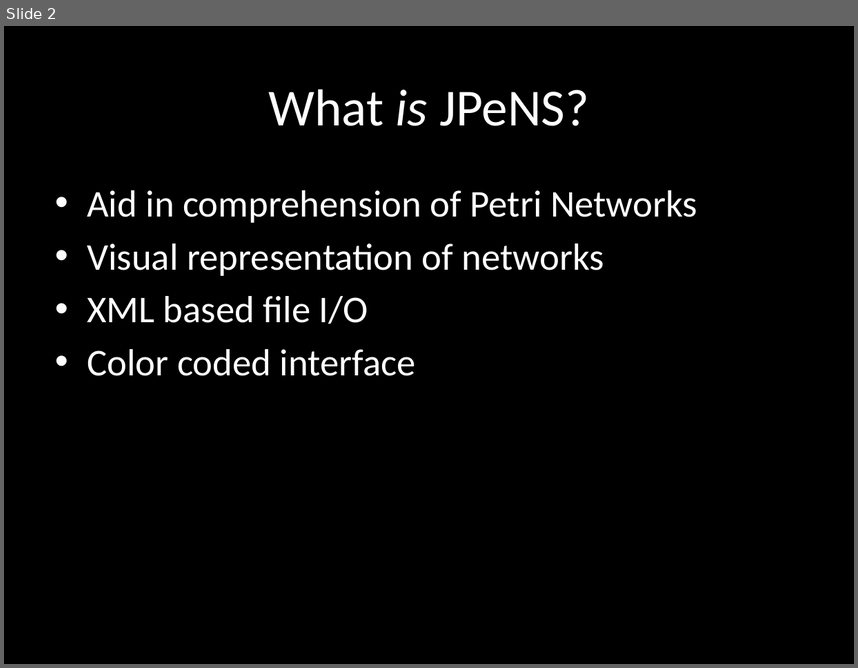
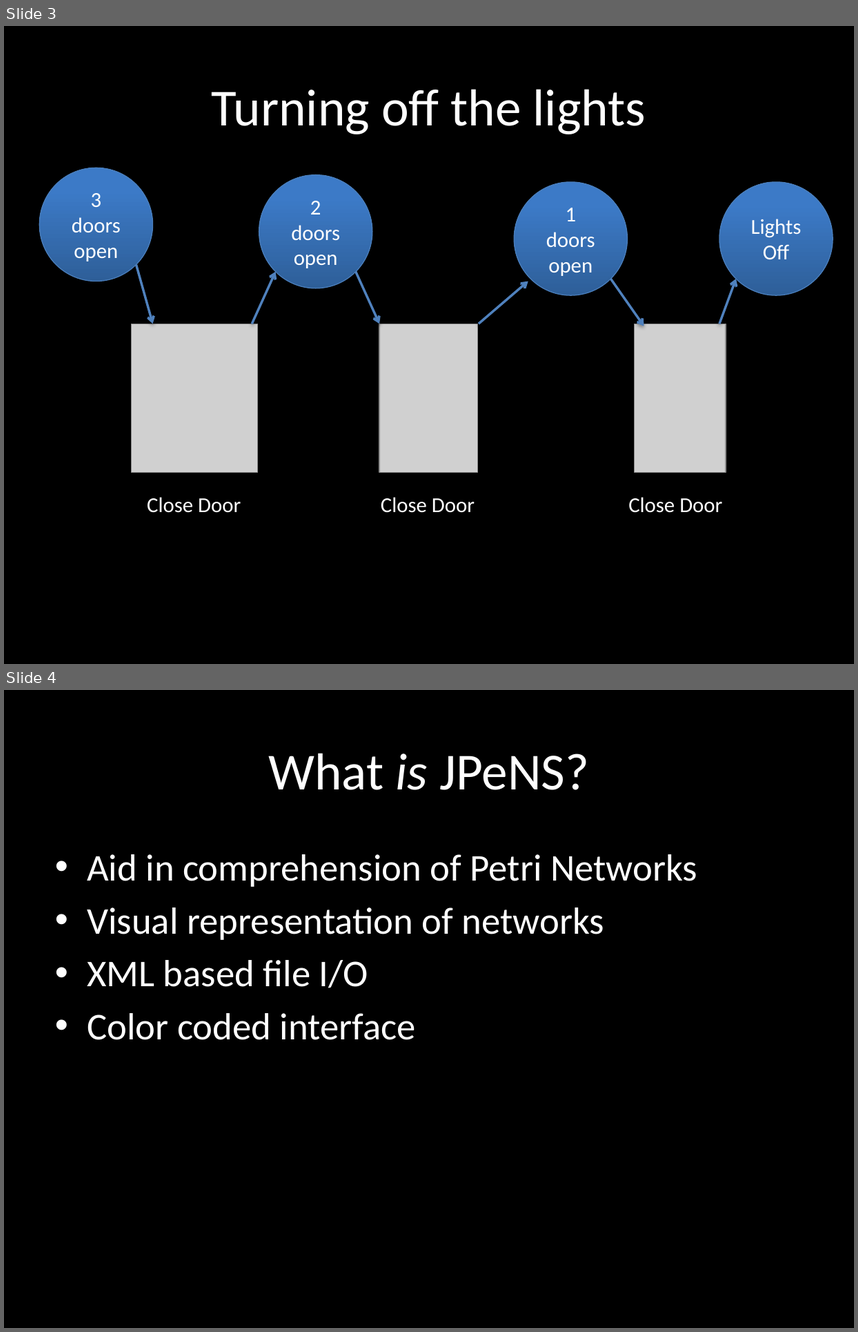
Before and after one commit to Hobbit/JPeNS, a slide deck: JPeNS_Presentation.pptx. Shown one above the other, each under a label of ours: slide 2 before the commit, slides 3 and 4 after it. The pictures are 858x668 and 858x1332 pixels, drawn with LibreOffice and Linux fonts; fonts in the diff are those of the drawing; grey boxes stand for pictures. Boxes give left, top, right and bottom in pixels: in the first picture for what was removed or moved away, otherwise in the second. Text is boxed around its words. In the diff, an @@ line names an element or a change of style, - is before the commit and + after.

```diff
--- a/JPeNS_Presentation.pptx
+++ b/JPeNS_Presentation.pptx
@@ slide 3 added at [4, 26, 854, 664], background #000000 @@
@@ title added at [212, 89, 646, 134], 44 pt, text #FFFFFF @@
+Turning off the lights
@@ ellipse added at [40, 168, 153, 281], fill gradient #2F5F99 to #3D7CC7 to #3A7CCB, outline #4B7EBC 0.75 pt, 18 pt, text #FFFFFF @@
+3 doors open
@@ ellipse added at [259, 175, 372, 288], fill gradient #2F5F99 to #3D7CC7 to #3A7CCB, outline #4B7EBC 0.75 pt, 18 pt, text #FFFFFF @@
+2 doors open
@@ ellipse added at [514, 181, 627, 294], fill gradient #2F5F99 to #3D7CC7 to #3A7CCB, outline #4B7EBC 0.75 pt, 18 pt, text #FFFFFF @@
+1 doors open
@@ ellipse added at [720, 181, 833, 294], fill gradient #2F5F99 to #3D7CC7 to #3A7CCB, outline #4B7EBC 0.75 pt, 18 pt, text #FFFFFF @@
+Lights Off
@@ arrow added from (136, 264) to (153, 323), #4F81BD 2 pt @@
@@ arrow added from (252, 323) to (276, 272), #4F81BD 2 pt @@
@@ arrow added from (356, 272) to (380, 323), #4F81BD 2 pt @@
@@ arrow added from (478, 323) to (528, 281), #4F81BD 2 pt @@
@@ arrow added from (611, 279) to (644, 326), #4F81BD 2 pt @@
@@ arrow added from (720, 323) to (736, 279), #4F81BD 2 pt @@
@@ picture added at [132, 323, 257, 472] @@
@@ picture added at [380, 323, 477, 472] @@
@@ picture added at [635, 323, 726, 472] @@
@@ text added at [147, 497, 241, 512], 18 pt, text #FFFFFF @@
+Close Door
@@ text added at [381, 497, 475, 512], 18 pt, text #FFFFFF @@
+Close Door
@@ text added at [628, 497, 722, 512], 18 pt, text #FFFFFF @@
+Close Door
@@ what was slide 2 is now slide 4 @@
```
Also in this commit, not shown: 2 slides changed, 2 other slides added.
